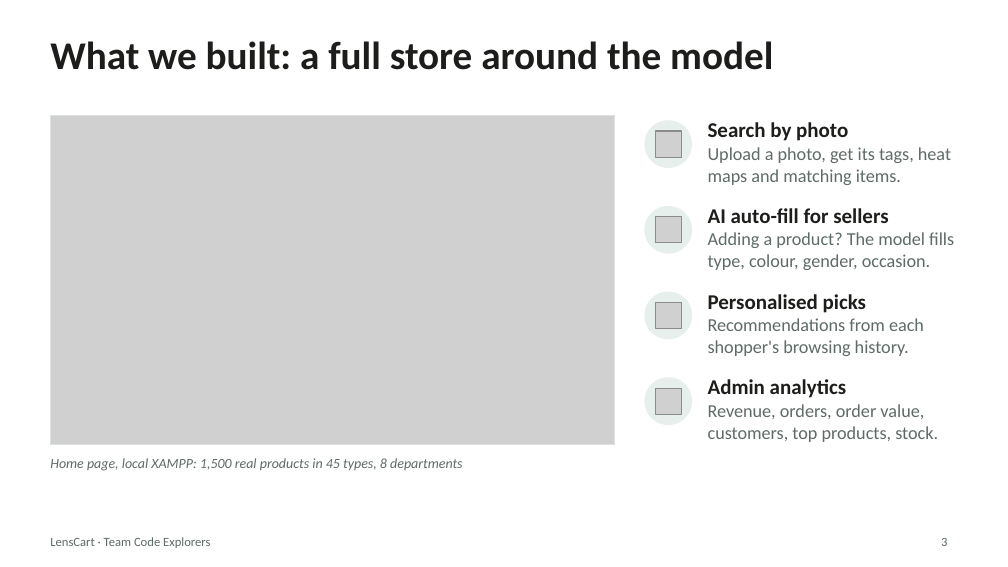
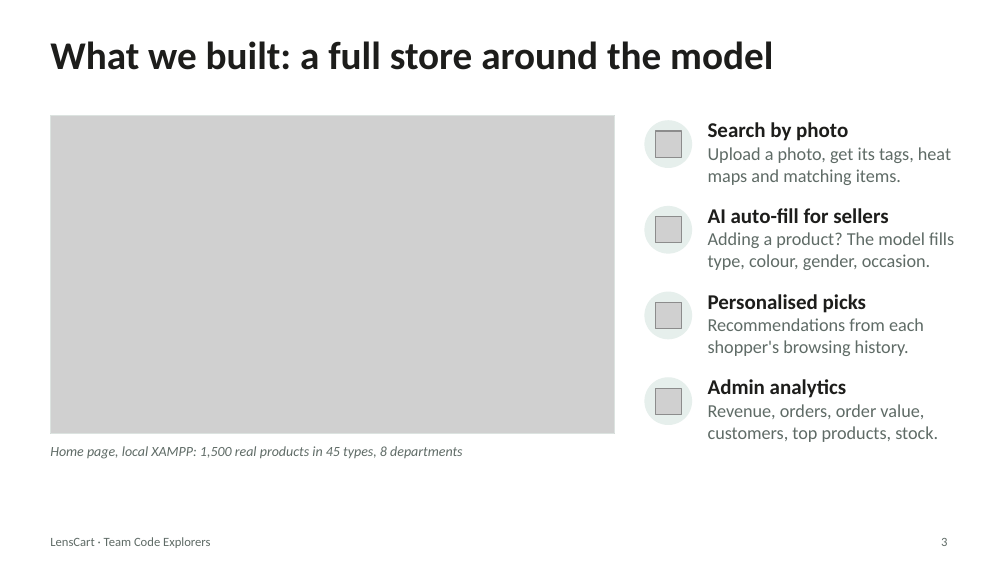
Before and after one commit to TharunMurugesh/lenscart, a slide deck: slide 3 of docs/LensCart_presentation.pptx. Drawn at 1008x567 pixels with LibreOffice and Linux fonts; fonts in the diff are those of the drawing; grey boxes stand for pictures. Boxes give left, top, right and bottom in pixels: in the first picture for what was removed or moved away, otherwise in the second. Text is boxed around its words. In the diff, an @@ line names an element or a change of style, - is before the commit and + after.

Commit message:
update deck with new screenshots

```diff
--- a/docs/LensCart_presentation.pptx
+++ b/docs/LensCart_presentation.pptx
@@ picture: place and size @@
-picture at (50, 116, 615, 446)
+picture at (50, 116, 615, 433)
@@ rectangle: place and size @@
-rectangle at (50, 116, 615, 446)
+rectangle at (50, 116, 615, 433)
@@ text "Home page, local XAMPP: 1,500 ...": place and size @@
-text "Home page, local XAMPP: 1,500 ..." at (50, 458, 462, 471)
+text "Home page, local XAMPP: 1,500 ..." at (50, 446, 462, 459)
```
Also in this commit, not shown: 2 other slides changed.
